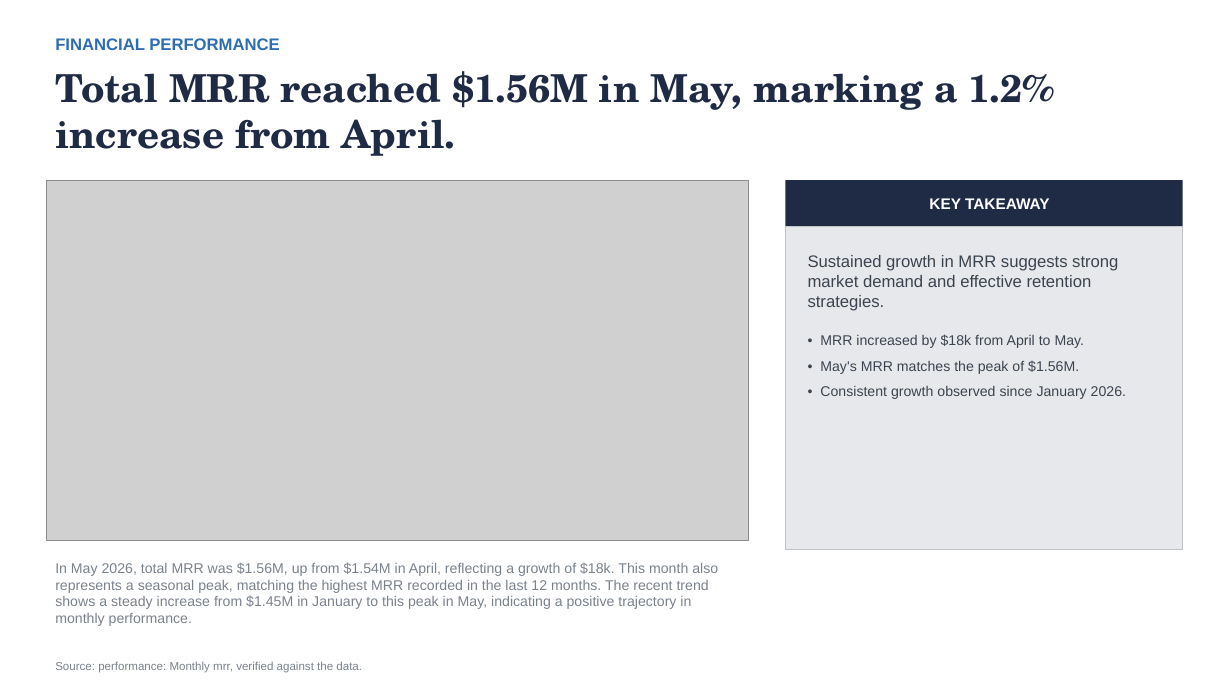
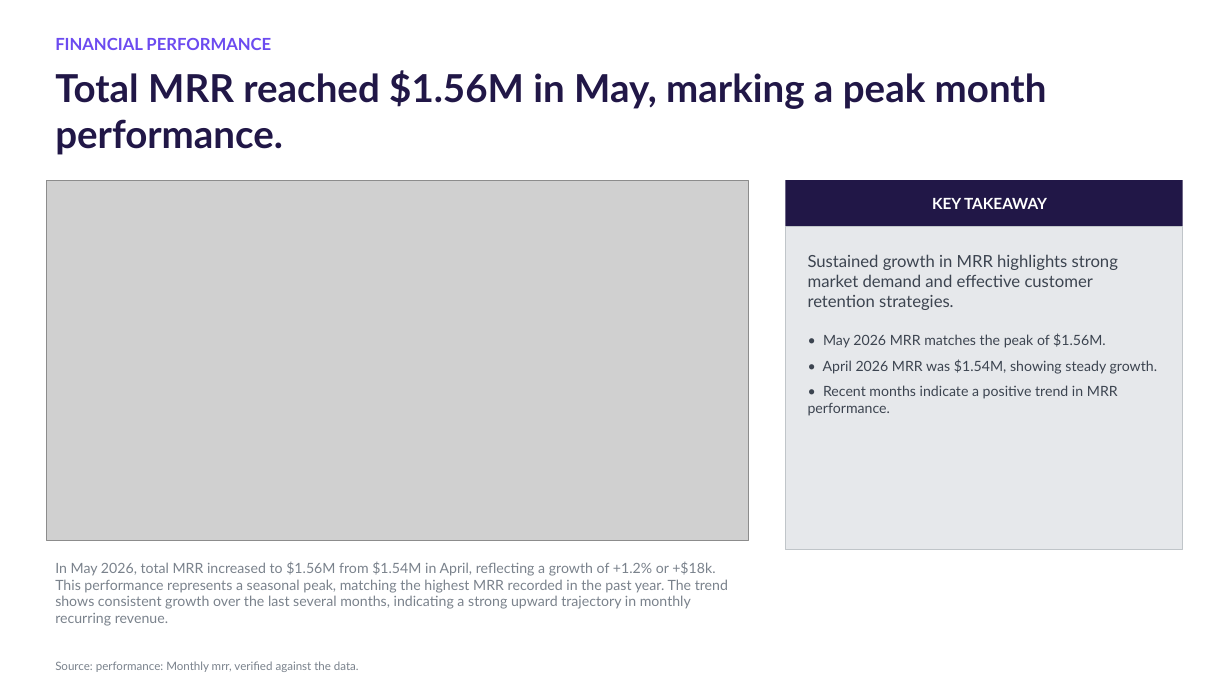
Before and after one commit to AronSarosi/ai-report-generator, a slide deck: slide 3 of app/examples/saas_metrics/report.pptx. Drawn at 1232x693 pixels with LibreOffice and Linux fonts; fonts in the diff are those of the drawing; grey boxes stand for pictures. Boxes give left, top, right and bottom in pixels: in the first picture for what was removed or moved away, otherwise in the second. Text is boxed around its words. In the diff, an @@ line names an element or a change of style, - is before the commit and + after.

```diff
--- a/app/examples/saas_metrics/report.pptx
+++ b/app/examples/saas_metrics/report.pptx
@@ text "FINANCIAL PERFORMANCE" at bbox=[55, 38, 271, 50]: font Arial to Lato, text colour #2E6DB4 to #6C4BF0 @@
@@ text at bbox=[55, 70, 1047, 155]: text changed; font TeX Gyre Schola to Lato; text colour #1F2A44 to #211747 @@
-Total MRR reached $1.56M in May, marking a 1.2% increase from April.
+Total MRR reached $1.56M in May, marking a peak month performance.
@@ rectangle "KEY TAKEAWAY" at bbox=[786, 180, 1183, 226]: font Arial to Lato; fill #1F2A44 to #211747 @@
@@ text in rectangle at bbox=[808, 254, 1158, 416]: text changed; font Arial to Lato @@
-Sustained growth in MRR suggests strong market demand and effective retention strategies.
-• MRR increased by $18k from April to May.
-• May's MRR matches the peak of $1.56M.
-• Consistent growth observed since January 2026.
+Sustained growth in MRR highlights strong market demand and effective customer retention strategies.
+• May 2026 MRR matches the peak of $1.56M.
+• April 2026 MRR was $1.54M, showing steady growth.
+• Recent months indicate a positive trend in MRR performance.
@@ text at bbox=[55, 562, 728, 626]: text changed; font Arial to Lato @@
-In May 2026, total MRR was $1.56M, up from $1.54M in April, reflecting a growth of $18k. This month also represents a seasonal peak, matching the highest MRR recorded in the last 12 months. The recent trend shows a steady increase from $1.45M in January to this peak in May, indicating a positive trajectory in monthly performance.
+In May 2026, total MRR increased to $1.56M from $1.54M in April, reflecting a growth of +1.2% or +$18k. This performance represents a seasonal peak, matching the highest MRR recorded in the past year. The trend shows consistent growth over the last several months, indicating a strong upward trajectory in monthly recurring revenue.
@@ text "Source: performance: Monthly mrr, verified ..." at bbox=[55, 661, 359, 672]: font Arial to Lato @@
```
Also in this commit, not shown: 5 other slides changed, 38 other files.
